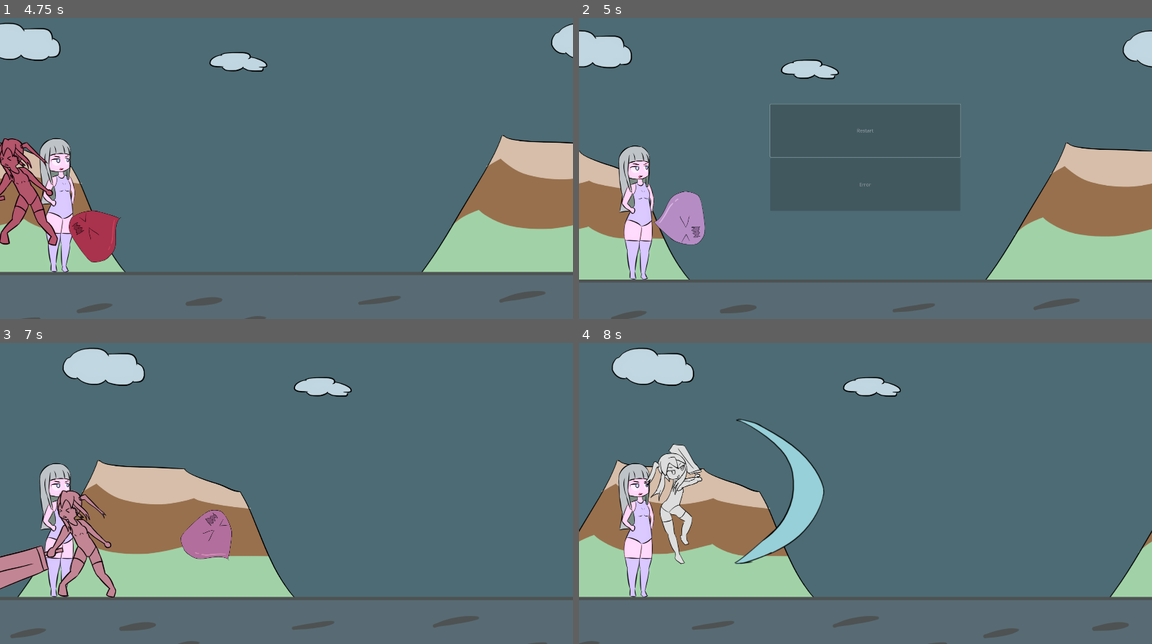
Above: before the commit, frames 1-4 (two rows, left to right).
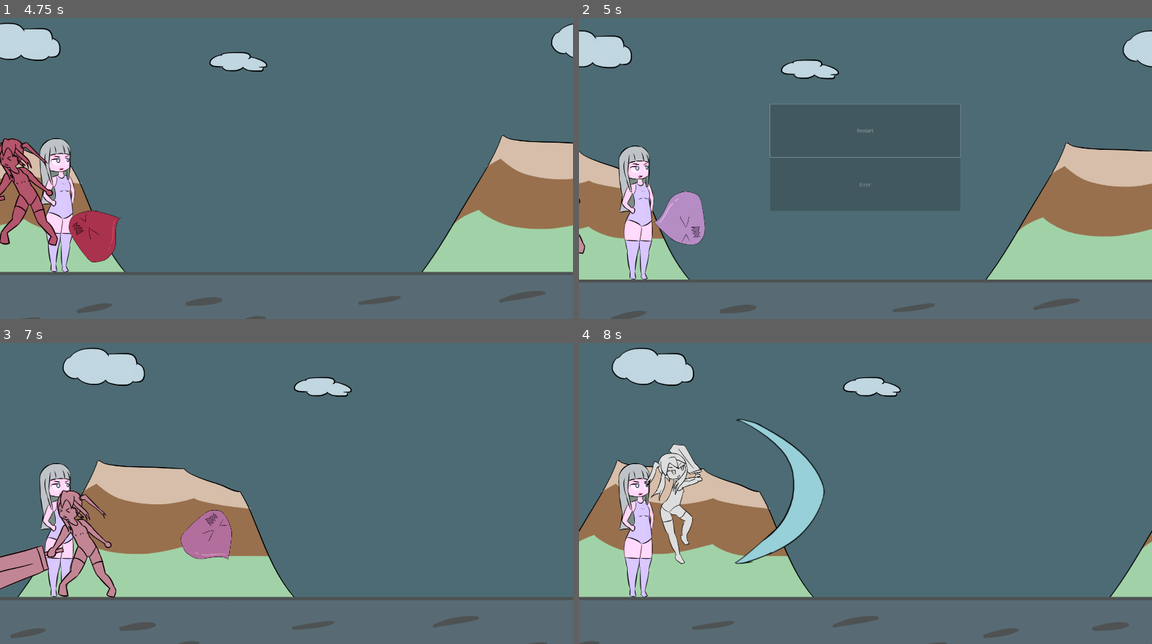
Above: after the commit, the same moments.

Repository: BeatMil/Animurun
Game: Godot game, scene res://Scenes/Forest.tscn
Same seed, same stepped clock (60 frames per second), same inputs: the game is played once before the commit and once after it.
Inputs:
- Up to frame 1 (4.75 s): tap Enter (ui_accept) at 0.5, 0.77, 1.52, 3.02, 3.77, 4.52 s
- Up to frame 2 (5 s): no input
- Up to frame 3 (7 s): click "Restart" at 5 s; tap Enter (ui_accept) at 6.77 s
- Up to frame 4 (8 s): tap Enter (ui_accept) at 7.52 s

Frame 1 is identical in both runs. In frame 2, less than 0.1% of the frame differs, in the area x 0-2%, y 60-79%; in frame 3, 0.6%; in frame 4, 0.7%, in the area x 11-43%, y 25-74%.

Commit message:
Fix DedMenu popup twice when game over

Diff:
--- a/Scenes/Forest.tscn
+++ b/Scenes/Forest.tscn
@@ -587,18 +587,6 @@
 "update": 0,
 "values": [Color(1, 1, 1, 0)]
 }
-tracks/1/type = "value"
-tracks/1/imported = false
-tracks/1/enabled = true
-tracks/1/path = NodePath(".:process_mode")
-tracks/1/interp = 1
-tracks/1/loop_wrap = true
-tracks/1/keys = {
-"times": PackedFloat32Array(0),
-"transitions": PackedFloat32Array(1),
-"update": 1,
-"values": [4]
-}
 
 [sub_resource type="Animation" id="Animation_e4stp"]
 resource_name = "fade_in"
@@ -614,18 +602,6 @@
 "transitions": PackedFloat32Array(1, 1),
 "update": 0,
 "values": [Color(1, 1, 1, 0), Color(1, 1, 1, 1)]
-}
-tracks/1/type = "value"
-tracks/1/imported = false
-tracks/1/enabled = true
-tracks/1/path = NodePath(".:process_mode")
-tracks/1/interp = 1
-tracks/1/loop_wrap = true
-tracks/1/keys = {
-"times": PackedFloat32Array(0),
-"transitions": PackedFloat32Array(1),
-"update": 1,
-"values": [0]
 }
 
 [sub_resource type="AnimationLibrary" id="AnimationLibrary_astwt"]
@@ -755,7 +731,6 @@
 
 [node name="DedMenu" type="Control" parent="CanvasLayer"]
 unique_name_in_owner = true
-process_mode = 4
 modulate = Color(1, 1, 1, 0)
 layout_mode = 3
 anchors_preset = 15
--- a/Scripts/Chiichan.gd
+++ b/Scripts/Chiichan.gd
@@ -54,6 +54,8 @@
 	is_alive = false
 	can_move_to_default_pos = false
 	apply_impulse(Vector2(-800, -100))
+	process_mode = Node.PROCESS_MODE_DISABLED # turn off chiichan (fix showing dedmenu twice)
+
 	$"%DedMenu".process_mode = Node.PROCESS_MODE_INHERIT
 	$"%DedMenu".show_menu()
 
